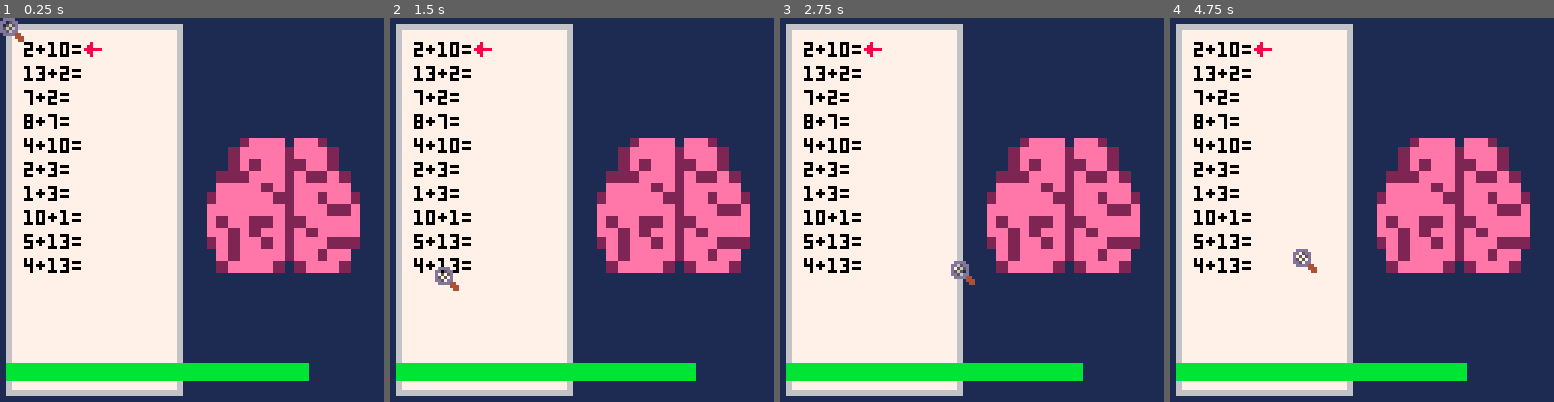
Above: before the commit, frames 1-4 (left to right).
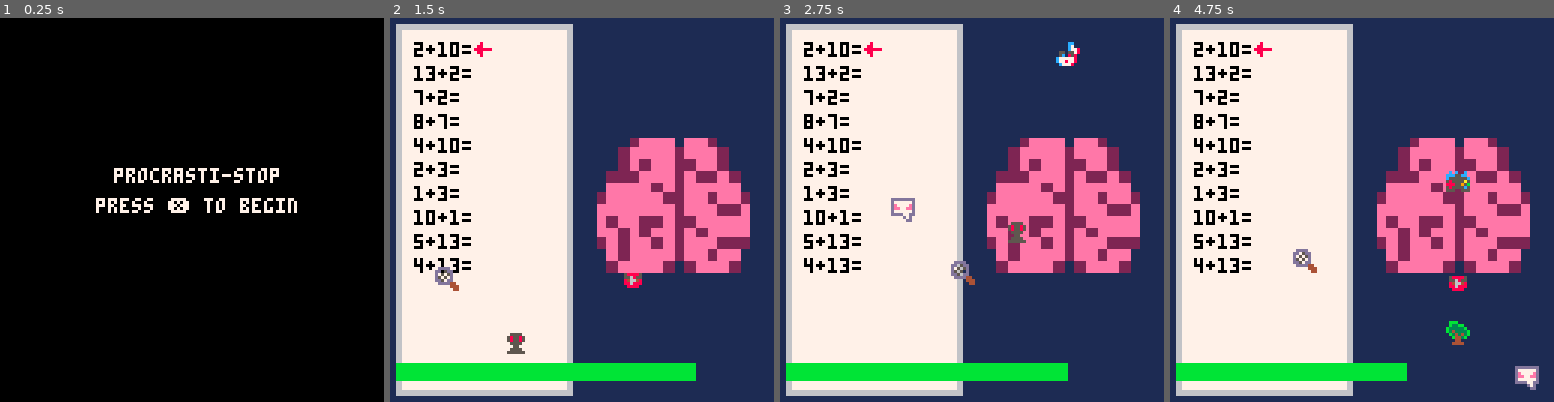
Above: after the commit, the same moments.

Repository: sansuruu/Pico8Games
Game: PICO-8 cartridge ShovelJam2025/hw_roguelike.p8
The game is run twice, just before and just after one commit, with the same random seed, the same clock (stepped at 60 frames per second) and the same inputs.
Inputs (mouse positions are in pixels of both pictures, inside the frame that each line leads up to):
- Up to frame 1 (0.25 s): no input
- Up to frame 2 (1.5 s): tap X (X key) at 0.33, 1.07 s; click (670, 121) at 0.67 s; click (436, 267) at 1.22 s
- Up to frame 3 (2.75 s): click (887, 114) at 1.77 s; tap X (X key) at 1.85 s; click (952, 259) at 2.32 s
- Up to frame 4 (4.75 s): click (1404, 106) at 2.87 s; tap X (X key) at 2.97, 4.08 s; click (1465, 256) at 3.42 s; click (1231, 102) at 3.97 s; click (1292, 248) at 4.52 s

The runs differ from the first frame. In frame 1, 97% of the frame differs, in the area x 0-100%, y 0-100%; in frame 2, 0.4%; in frame 3, 0.8%; in frame 4, 1.8%.

Commit message:
added enemies (sprites and behavior) and universalized the tick so it isnt just being managed by one function, added mouse collision w enemy, and yeah

Diff:
--- a/ShovelJam2025/HWRoguelike.lua
+++ b/ShovelJam2025/HWRoguelike.lua
@@ -1,31 +1,75 @@
+--main function
+
 function _init()
     poke(0x5F2D, 1)
+    -- title screen stuff before any of this lmfao
+    game_state = 0 -- 0 => not active, 1 => active, 2=> shop
+    tick = 0
+    day = 1
+    num_table = {1,2,3,4,5,6,7,8,9,0}
+
+end
+
+
+function _update()
+    if (game_state == 0) then
+        if (btn(5)) game_init()
+    elseif (game_state == 1) then
+        updateMouse()
+        updateKeyInput()
+        updateEnemies()
+        updateAttentionBar()
+        updateTick()
+    end
+end
+
+function _draw()
+    if (game_state == 0) then
+        drawTitleScreen()
+    elseif (game_state == 1) then
+        cls(1)
+        sspr(24,0,16,16,65,32,59,60) -- brain
+        drawHomework() --in order -> background, homework, attention bar, enemies, mouse
+        drawAttentionBar()
+        drawEnemies()
+        drawMouse()
+        drawKeyInput()
+    end
+
+end
+
+--Title Screen + Game State Changers
+
+function drawTitleScreen()
+    cls(0)
+    print("procrasti-stop",38,50,7)
+    print("press ❎ to begin",32, 60, 7)
+end
+
+
+
+function game_init()
+    game_state = 1
     makePlayer()
     makeHomework()
-    game_state = 0 -- 0 => not active, 1 => active, 2=> shop
-    tick = 0
-end
-
-
-function _update()
-    updateMouse()
-    updateKeyInput()
-    updateAttentionBar()
-end
-
-function _draw()
-    cls(1)
-    sspr(24,0,16,16,65,32,59,60)
-    drawHomework() --in order -> background, homework, attention bar, enemies, mouse
-    drawAttentionBar()
-    drawMouse()
-    drawKeyInput()
-
-end
+    initEnemies()
+    --explain the game briefly lmfaoo
+    --add a quick inbetween scene where we basically choose a difficulty (LATER)
+end
+
+
 
 --HELPER
 function rndb(low,high)
 	return flr(rnd(high-low+1)+low)
+end
+
+function updateTick()
+    if (tick < 31) then
+        tick +=1
+    else
+        tick = 0
+    end
 end
 
 
@@ -93,7 +137,7 @@
 function updateKeyInput()
     local t = stat(31)
     if (t == "\r") return
-    if (t == "\t") then
+    if (t == " ") then
         hw.problems[hw.index] = hw.problems[hw.index]..p.ans_input
         if (p.ans_input == tostr(hw.answers[hw.index])) then
             hw.subm_format[hw.index] = 3
@@ -104,9 +148,16 @@
         p.ans_input = ""
         return
     end
-    if (t == "\b") then
+    if (t == "\b" or t=="\t") then
         p.ans_input = sub(p.ans_input,1,#p.ans_input-1)
-        --p.ans_input = p.ans_input.."backspace"
+        return
+    end
+    local isNum = false
+    for i in all(num_table) do
+        if (tostr(t) == tostr(i)) isNum = true
+    end
+    if (not isNum) then
+        return
     else
         p.ans_input = p.ans_input..t
     end
@@ -124,14 +175,80 @@
 
 --ATTENTION BAR
 function updateAttentionBar()
-    if (tick >=30) then
+    if (tick ==30) then
         p.attention -= 1
-        tick = 0
-    else
-        tick += 1
     end
 end
 
 function drawAttentionBar()
     rectfill(2,115,2+p.attention,120,11)
 end
+
+
+--ENEMIES
+
+function initEnemies()
+    enemies = {}
+    e_sec = 0
+end
+
+function updateEnemies()
+    --first check if the enemy we're looking at has made it
+    --move all current enemies
+    -- 96, 64 is the target
+    for i in all(enemies) do
+
+        if (i.x < 92) then
+            i.x += 1
+        elseif (i.x > 92) then
+            i.x -= 1
+        end
+        if (i.y < 60) then
+            i.y += 1
+        elseif (i.y > 60) then
+            i.y -= 1
+        end
+
+        if (checkEnemyCollision(i)) del(enemies,i)
+
+        if (i.x == 92 and i.y == 60) then
+            del(enemies,i)
+            p.attention -=5
+        end
+    end
+
+
+    -- then, if applicable, spawn an enemy if its time
+    if (tick > 0 and tick % 15 == 0) e_sec +=1
+    if (e_sec == 1) then
+        e_sec = 0
+        local temp_x = rndb(0,128)
+        local temp_y = nil
+        if (temp_x <64) then
+            temp_y = rndb(0,128)
+        else
+            temp_y = rndb(0,1) * 120
+        end
+
+        local e = {
+            x = temp_x,
+            y = temp_y,
+            sprite = rndb(5,10)
+        }
+        add(enemies,e)
+    end
+end
+
+function checkEnemyCollision(o)
+    if (o.x+1 < p.m_x+7 and o.x+6 > p.m_x and o.y+1 < p.m_y+7 and o.y+6 > p.m_y) then
+        return true
+    else
+        return false
+    end
+end
+
+function drawEnemies()
+    for i in all(enemies) do
+        spr(i.sprite,i.x,i.y)
+    end
+end
--- a/ShovelJam2025/hw_roguelike.p8
+++ b/ShovelJam2025/hw_roguelike.p8
@@ -4,14 +4,14 @@
 #include hwroguelike.lua
 
 __gfx__
-000000000dddd0000080000000000000000000000000000000000000000000000000000000000000000000000000000000000000000000000000000000000000
-00000000dd05dd000880000000000000000000000000000000000000000000000000000000000000000000000000000000000000000000000000000000000000
-00700700d0505d008888880000002eee0ee200000000000000000000000000000000000000000000000000000000000000000000000000000000000000000000
-00077000d5050d00088000000002eeee2eee20000000000000000000000000000000000000000000000000000000000000000000000000000000000000000000
-00077000dd50dd00008000000002e2ee22ee20000000000000000000000000000000000000000000000000000000000000000000000000000000000000000000
-007007000dddd4400000000000222eee2e22e2000000000000000000000000000000000000000000000000000000000000000000000000000000000000000000
-00000000000004440000000000eeee2e2eeeee000000000000000000000000000000000000000000000000000000000000000000000000000000000000000000
-00000000000000440000000002eeeee22ee2ee200000000000000000000000000000000000000000000000000000000000000000000000000000000000000000
+000000000dddd0000080000000000000000000000000cc00dddddddd000000000bbb00000c0c00c0000000000000000000000000000000000000000000000000
+00000000dd05dd000880000000000000000000000000c700d777777d000000000b33bb00ccc55cc0005555000000000000000000000000000000000000000000
+00700700d0505d008888880000002eee0ee200000000c778de7777ed05888850b33333b0c555555c058558500000000000000000000000000000000000000000
+00077000d5050d00088000000002eeee2eee200005505578dee77eed05568550b343333b585555a5058558500000000000000000000000000000000000000000
+00077000dd50dd00008000000002e2ee22ee200005c08580d777777d084664800b34343b8885595b005555000000000000000000000000000000000000000000
+007007000dddd4400000000000222eee2e22e200c7777780dddd77dd0886888000b443b0585555c5000550000000000000000000000000000000000000000000
+00000000000004440000000000eeee2e2eeeee00c77877800000d7d0008888000004400055500555005555000000000000000000000000000000000000000000
+00000000000000440000000002eeeee22ee2ee200c77780000000dd0000000000044440000000000055555500000000000000000000000000000000000000000
 0000000000000000000000000eeeeeee2eee22e00000000000000000000000000000000000000000000000000000000000000000000000000000000000000000
 0000000000000000000000000e2ee22e22eeeee00000000000000000000000000000000000000000000000000000000000000000000000000000000000000000
 0000000000000000000000000ee2e2ee2e2eeee00000000000000000000000000000000000000000000000000000000000000000000000000000000000000000
--- /dev/null
+++ b/untitled.p8
@@ -0,0 +1,9 @@
+pico-8 cartridge // http://www.pico-8.com
+version 42
+__gfx__
+00000000000000000000000000000000000000000000000000000000000000000000000000000000000000000000000000000000000000000000000000000000
+00000000000000000000000000000000000000000000000000000000000000000000000000000000000000000000000000000000000000000000000000000000
+00700700000000000000000000000000000000000000000000000000000000000000000000000000000000000000000000000000000000000000000000000000
+00077000000000000000000000000000000000000000000000000000000000000000000000000000000000000000000000000000000000000000000000000000
+00077000000000000000000000000000000000000000000000000000000000000000000000000000000000000000000000000000000000000000000000000000
+00700700000000000000000000000000000000000000000000000000000000000000000000000000000000000000000000000000000000000000000000000000
